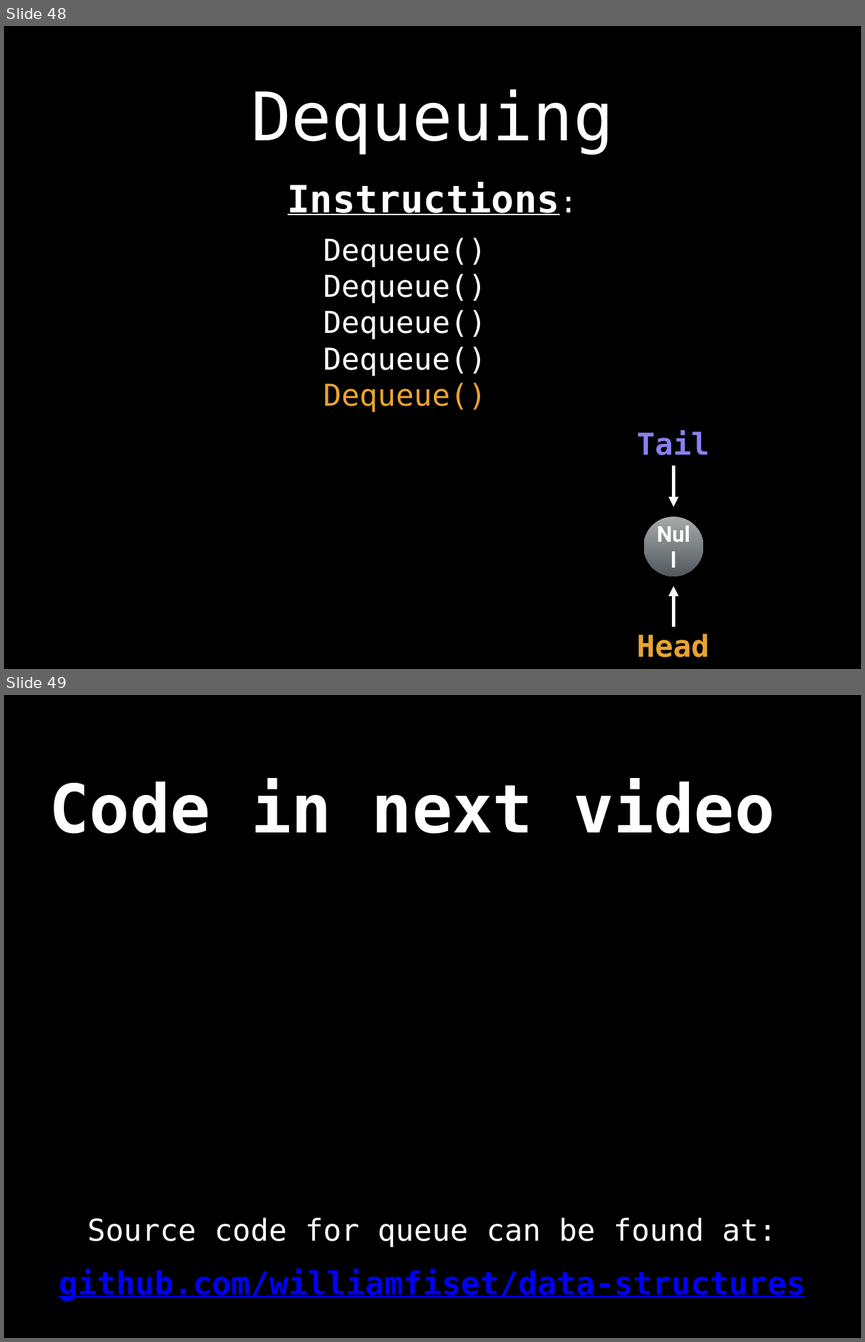
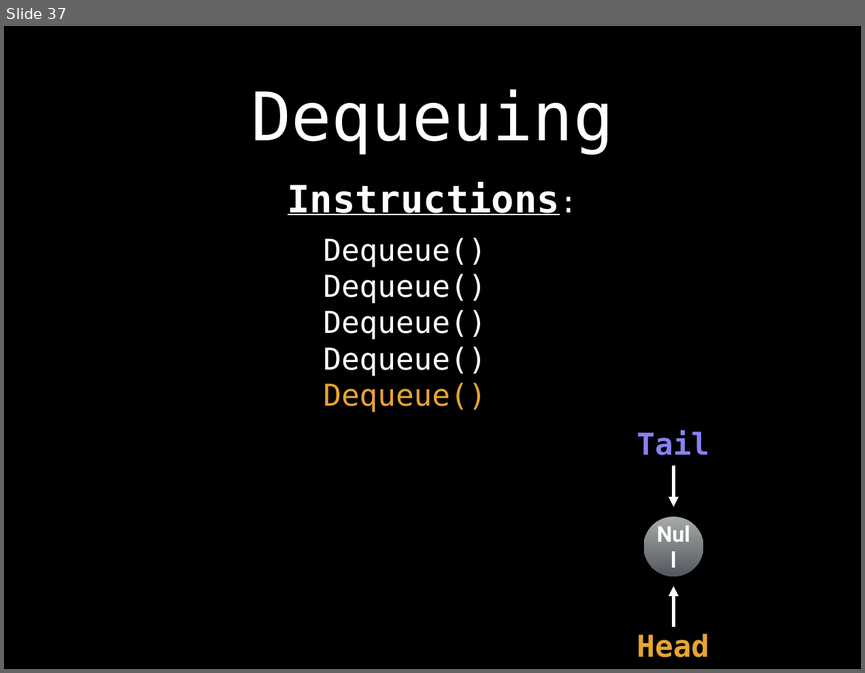
Before and after one commit to williamfiset/DEPRECATED-data-structures, a slide deck: Queue/presentation/Queue.pptx. Shown one above the other, each under a label of ours: slides 48 and 49 before the commit, slide 37 after it. The pictures are 865x1342 and 865x673 pixels, drawn with LibreOffice and Linux fonts; fonts in the diff are those of the drawing. Boxes give left, top, right and bottom in pixels: in the first picture for what was removed or moved away, otherwise in the second. Text is boxed around its words. In the diff, an @@ line names an element or a change of style, - is before the commit and + after.

Commit message:
Updated Queue slides

```diff
--- a/Queue/presentation/Queue.pptx
+++ b/Queue/presentation/Queue.pptx
@@ slide 49 removed at (4,695,861,1338), background #000000 @@
@@ title removed at (50,778,774,834) @@
-Code in next video
@@ text removed at (88,1217,776,1247) @@
-Source code for queue can be found at:
@@ text removed at (58,1268,805,1301) @@
-github.com/williamfiset/data-structures
@@ what was slide 48 is now slide 37 @@
```
Also in this commit, not shown: 1 slide changed, 1 slide added, 6 other slides removed, 2 other files.
